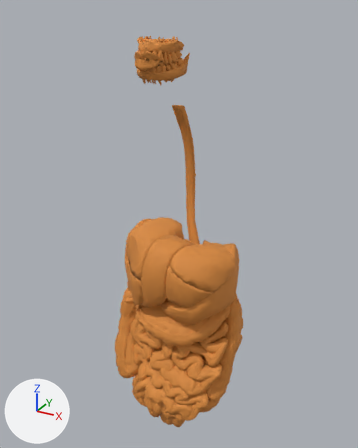
Before and after pictures for a commit that changed the glTF model soma/public/anatomy/female/digestive.glb.
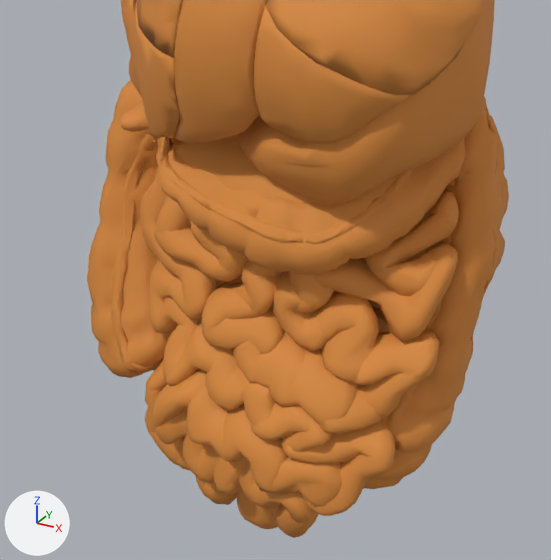
The first picture shows the older version from a camera (50 mm lens) standing at (0.374, -0.759, 1.481) and looking at (-0.01, -0.062, 1.133). The close-ups show the older and then the newer version on the part from 25% to 72% of the width and 59% to 97% of the height of that picture. Only the edits that show in the close-ups are written down. The lights are fixed; the arrows at lower left show +X, +Y and +Z. Where no turn or scale is listed for an object, it has been applied to the vertices.

The older version as bpy lines, for what is in view:
```python
me_w_fj2574 = bpy.data.meshes.new('W_FJ2574')
me_w_fj2574.from_pydata(...)  # 192 vertices, 380 faces; spans x -0.0261..0.0261, y -0.0213..0.0213, z -0.024..0.024
me_w_fj2574.materials.append(mat_digestive)  # orange #d98a3c
me_w_fj2613 = bpy.data.meshes.new('W_FJ2613')
me_w_fj2613.from_pydata(...)  # 90 vertices, 176 faces; spans x -0.0136..0.0136, y -0.0151..0.0151, z -0.0159..0.0159
me_w_fj2613.materials.append(mat_digestive)  # orange #d98a3c
me_w_fj2626 = bpy.data.meshes.new('W_FJ2626')
me_w_fj2626.from_pydata(...)  # 167 vertices, 330 faces; spans x -0.0207..0.0207, y -0.0163..0.0163, z -0.0176..0.0176
me_w_fj2626.materials.append(mat_digestive)  # orange #d98a3c
ob_w_fj2574 = bpy.data.objects.new('W_FJ2574', me_w_fj2574)
ob_w_fj2574.location = (-0.0521, -0.1202, 0.8775)
ob_w_fj2613 = bpy.data.objects.new('W_FJ2613', me_w_fj2613)
ob_w_fj2613.location = (0.0099, -0.1444, 0.8874)
ob_w_fj2626 = bpy.data.objects.new('W_FJ2626', me_w_fj2626)
ob_w_fj2626.location = (0.035, -0.1301, 0.9124)
# also in view: 'W_FJ2621' at (-0.06, -0.11, 0.921); 'W_FJ2607' at (0.085, -0.132, 0.899); 'W_FJ2609' at (0.072, -0.148, 0.873); 'W_FJ2567' at (0.059, -0.1, 0.907); 'W_FJ2564' at (0.037, -0.087, 1.047)
```
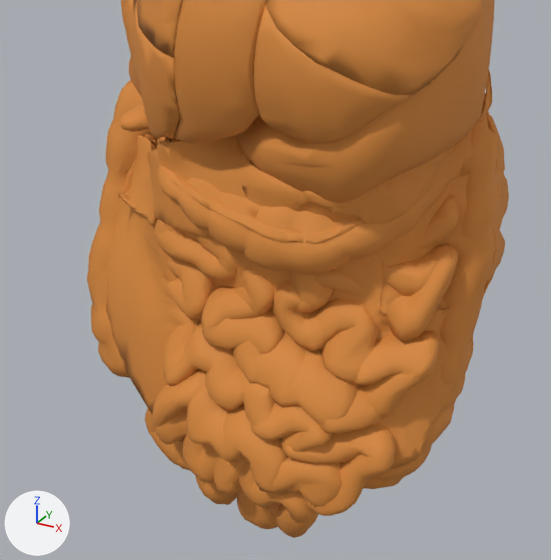
The change, as a diff of the scene's bpy script:
```diff
--- a/soma/public/anatomy/female/digestive.glb.py
+++ b/soma/public/anatomy/female/digestive.glb.py
@@ me_w_za4aeb584d @@
+me_w_za4aeb584d.from_pydata(...)  # 11104 vertices, 22204 faces; spans x -0.118..0.118, y -0.049..0.049, z -0.136..0.136
+me_w_za4aeb584d.materials.append(mat_digestive)  # orange #d98a3c
@@ ob_w_za4aeb584d @@
+ob_w_za4aeb584d = bpy.data.objects.new('W_ZA4AEB584D', me_w_za4aeb584d)
+ob_w_za4aeb584d.location = (0.0021, -0.1134, 0.9196)
```

Changed parts and their boxes [x1, y1, x2, y2] in the close-ups (551 x 560 px):
'W_ZA4AEB584D', added (orange): after [106, 70, 492, 469]
'W_FJ3398', unchanged, covered by the edit: before [170, 119, 378, 308]; after [170, 119, 252, 164]
'W_FJ2568', unchanged, covered by the edit: before [111, 134, 455, 436]; after [120, 134, 157, 366]
'W_FJ2617', unchanged, covered by the edit: before [366, 214, 457, 276]; after [381, 214, 457, 271]
'W_FJ2574', unchanged, covered by the edit: before [150, 260, 217, 332]; after [161, 280, 202, 320]
